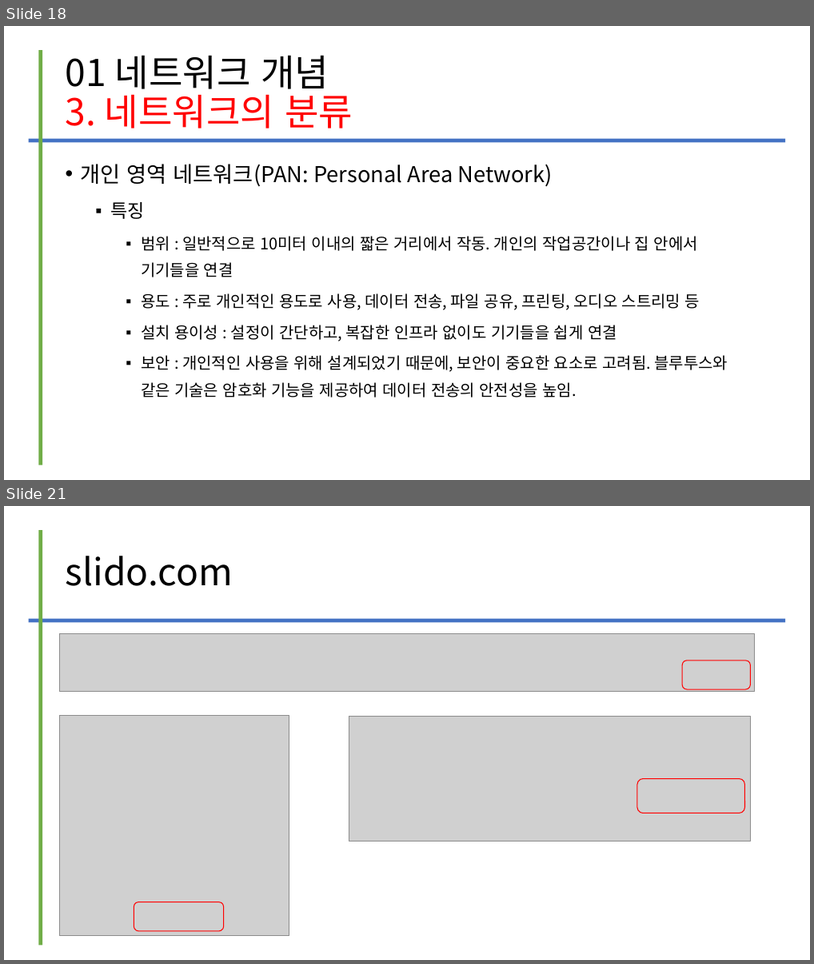
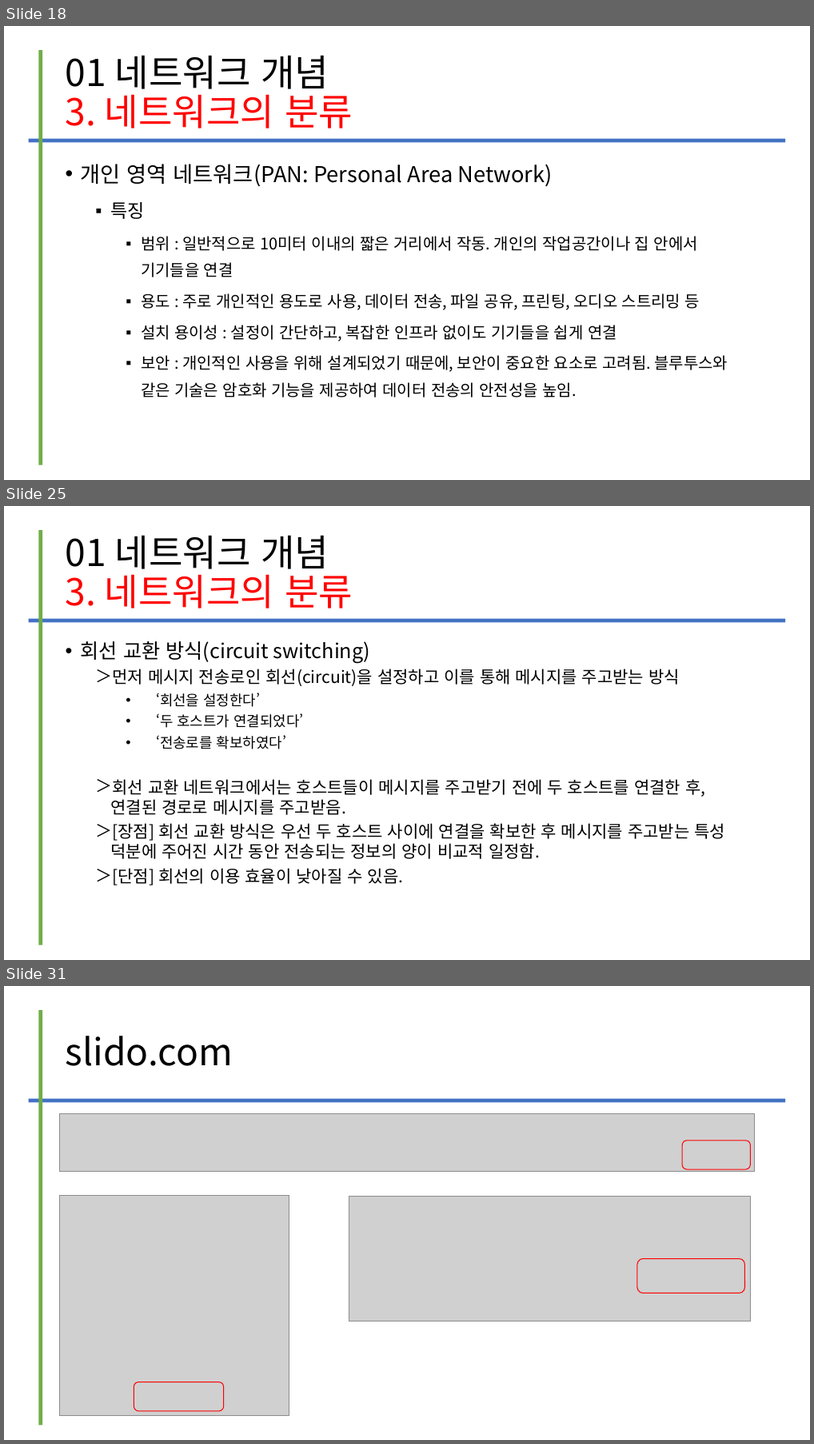
Before and after one commit to kig2929kig/2025-1-network, a slide deck: 컴퓨터 네트워크 - I. 네트워크의 이해.ppt. Shown one above the other, each under a label of ours: slides 18 and 21 before the commit, slides 18, 25 and 31 after it; the slides between them are not shown. The pictures are 814x964 and 814x1444 pixels, drawn with LibreOffice and Linux fonts; fonts in the diff are those of the drawing; grey boxes stand for pictures. Boxes give left, top, right and bottom in pixels: in the first picture for what was removed or moved away, otherwise in the second. Text is boxed around its words. In the diff, an @@ line names an element or a change of style, - is before the commit and + after.

```diff
--- a/컴퓨터 네트워크 - I. 네트워크의 이해.ppt
+++ b/컴퓨터 네트워크 - I. 네트워크의 이해.ppt
@@ slide 25 added at bbox=[4, 506, 810, 960], background #FFFFFF @@
@@ line added from (41, 530) to (41, 945), #70AD47 4.51 pt @@
@@ title added at bbox=[66, 535, 353, 608], 44 pt, text #FF0000 @@
+01 네트워크 개념
+3. 네트워크의 분류
@@ line added from (28, 620) to (786, 620), #4472C4 4.51 pt @@
@@ text added at bbox=[81, 641, 726, 885], 20 pt, text #000000 @@
+• 회선 교환 방식(circuit switching)
+  ＞ 먼저 메시지 전송로인 회선(circuit)을 설정하고 이를 통해 메시지를 주고받는 방식
+    • ‘회선을 설정한다’
+    • ‘두 호스트가 연결되었다’
+    • ‘전송로를 확보하였다’
+  ＞ 회선 교환 네트워크에서는 호스트들이 메시지를 주고받기 전에 두 호스트를 연결한 후, 연결된 경로로 메시지를 주고받음.
+  ＞ [장점] 회선 교환 방식은 우선 두 호스트 사이에 연결을 확보한 후 메시지를 주고받는 특성 덕분에 주어진 시간 동안 전송되는 정보의 양이 비교적 일정함.
+  ＞ [단점] 회선의 이용 효율이 낮아질 수 있음.
@@ what was slide 21 is now slide 31 @@
```
Also in this commit, not shown: 12 other slides added, 3 slides removed.
